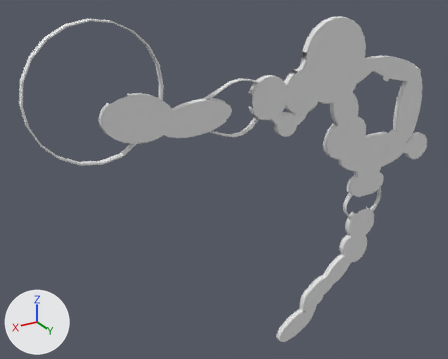
What one commit did to the FBX model Assets/Models/Levels/Intimacy/Intimacy.fbx.
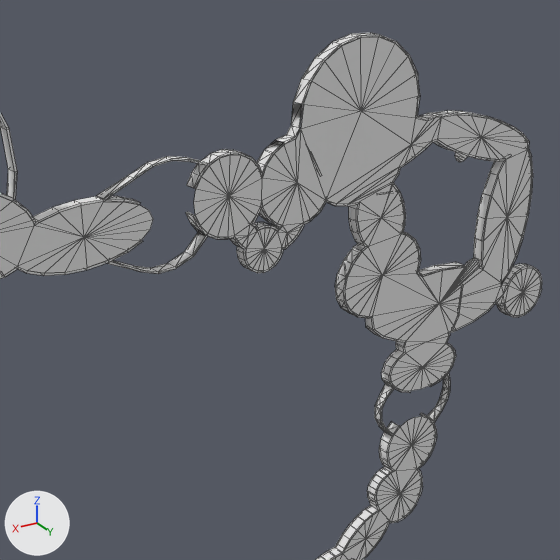
There are two pictures of each version: one whole from a 50 mm camera at (561.0, 646.0, 542.0) aimed at (152.0, -36.0, 201.0), one close up on the part from 35% to 97% of the width and 0% to 78% of the height. The lights are fixed; the arrows at lower left show +X, +Y and +Z. The close-ups show mesh edges as thin lines. Where no turn or scale is listed for an object, it has been applied to the vertices. Vertices at the same position are counted once.

The first close-up shows 'Mainland_Floors', 'Mainland_Walls'.
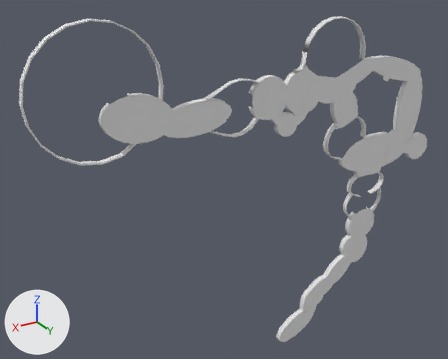
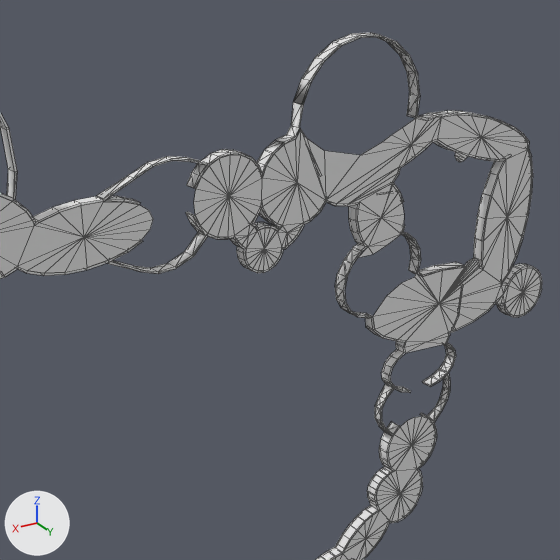
Boxes [x1, y1, x2, y2] around the edits, measured in the close-ups (560 x 560 px):
'Mainland_Floors', reshaped: before [0, 37, 541, 560]; after [0, 115, 541, 560]
part 1 of me_mainland_floors_cylinderflat_001, cut back: before [301, 37, 454, 391]; after [301, 118, 443, 353]

The edits, one by one:
me_mainland_floors_cylinderflat_001 is used by ob_mainland_floors; location (0.0, 0.0, 0.0).
me_mainland_floors_cylinderflat_001 had 382 vertices, 400 faces and spanned x -203.0..336.0, y 5.0, z -83.0..413.0.
me_mainland_floors_cylinderflat_001 now has 354 vertices, 368 faces and spans x -203.0..336.0, y 5.0, z -83.0..358.0.
Part 1, on me_mainland_floors_cylinderflat_001:
39 vertices are removed from x -114.0..50.0, y 5.0, z 138.0..413.0.
48 faces are deleted.
1 vertex moves from x -10.0, y 5.0, z 262.0 to x -21.0, y 5.0, z 259.0.
11 vertices are added at x -63.0..46.0, y 5.0, z 223.0..351.0.
16 new faces join them.
